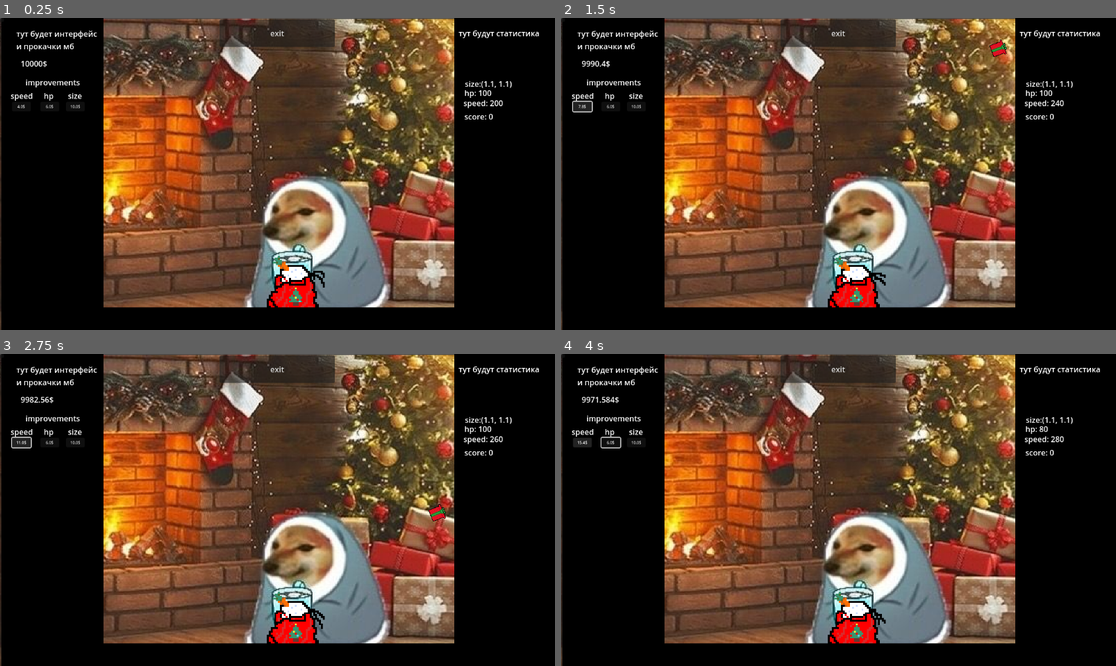
Above: before the commit, frames 1-4 (two rows, left to right).
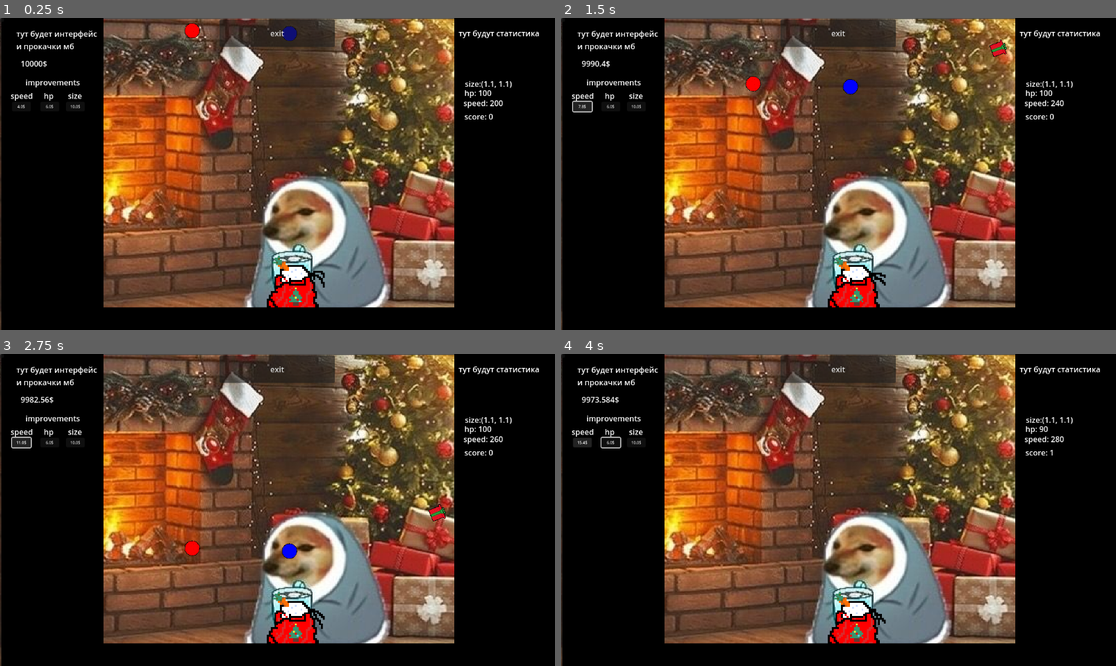
Above: after the commit, the same moments.

Repository: RAnami156/christmas-game-
Game: Godot game, scene res://scene/level.tscn
Same seed, same stepped clock (60 frames per second), same inputs: the game is played once before the commit and once after it. This scene is started directly instead of the project's main scene. The engine's default icon, where the game draws it, is replaced by a stand-in: a white triangle on a blue panel in a dark square.
Inputs:
- Up to frame 1 (0.25 s): no input
- Up to frame 2 (1.5 s): click "4.0$" at 0.5 s; click "5.6$" at 1.25 s
- Up to frame 3 (2.75 s): click "7.8$" at 2 s
- Up to frame 4 (4 s): click "11.0$" at 2.75 s; hold Right (right) from 3.53 s (still down); tap A (A) at 3.6 s; tap D (D) at 3.8 s

The runs differ from the first frame. In frame 1, 0.2% of the frame differs, in the area x 33-54%, y 1-8%; in frame 2, 0.2%; in frame 3, 0.2%, in the area x 33-54%, y 59-66%; in frame 4, less than 0.1%.

Commit message:
feat:  bomb snowball, shield snowball - Added bomb snowball - Added shield snowball(need fix)

Diff:
--- /dev/null
+++ b/scene/bomb_snowball.tscn
@@ -0,0 +1,30 @@
+[gd_scene load_steps=5 format=3 uid="uid://dm2huece5diyp"]
+
+[ext_resource type="Script" uid="uid://cexgxkavw4aie" path="res://script/bomb_snowball.gd" id="1_h75e8"]
+[ext_resource type="Texture2D" uid="uid://xscm4040s0d4" path="res://assets/snowball.png" id="2_gyvnk"]
+
+[sub_resource type="CircleShape2D" id="CircleShape2D_ar8h4"]
+radius = 14.142136
+
+[sub_resource type="CircleShape2D" id="CircleShape2D_h75e8"]
+radius = 17.720045
+
+[node name="bomb_snowball" type="CharacterBody2D"]
+collision_layer = 2
+script = ExtResource("1_h75e8")
+
+[node name="Sprite2D" type="Sprite2D" parent="."]
+modulate = Color(1, 0, 0, 1)
+texture = ExtResource("2_gyvnk")
+
+[node name="CollisionShape2D" type="CollisionShape2D" parent="."]
+shape = SubResource("CircleShape2D_ar8h4")
+
+[node name="Area2D" type="Area2D" parent="."]
+collision_layer = 0
+collision_mask = 5
+
+[node name="CollisionShape2D" type="CollisionShape2D" parent="Area2D"]
+shape = SubResource("CircleShape2D_h75e8")
+
+[connection signal="body_entered" from="Area2D" to="." method="_on_area_2d_body_entered"]
--- a/scene/level.tscn
+++ b/scene/level.tscn
@@ -1,17 +1,23 @@
-[gd_scene load_steps=9 format=3 uid="uid://d3ee0yqlg3jme"]
+[gd_scene load_steps=13 format=3 uid="uid://d3ee0yqlg3jme"]
 
 [ext_resource type="Script" uid="uid://cyvlwhygoftgv" path="res://script/level.gd" id="1_7g0b6"]
 [ext_resource type="PackedScene" uid="uid://bf6ouahb5e8ea" path="res://scene/player.tscn" id="1_s4405"]
 [ext_resource type="Texture2D" uid="uid://stufiml3ni0m" path="res://assets/icon.svg" id="2_36wlx"]
 [ext_resource type="Texture2D" uid="uid://dvwo1x0mvk4t0" path="res://assets/1fb61a8e4f74a56382f9a09ec4233c94.jpg" id="3_dmi07"]
+[ext_resource type="PackedScene" uid="uid://dm2huece5diyp" path="res://scene/bomb_snowball.tscn" id="5_bddx0"]
+[ext_resource type="PackedScene" uid="uid://ckxvm6w8mtwc" path="res://scene/shield_snowball.tscn" id="6_aw33w"]
 [ext_resource type="AudioStream" uid="uid://hu5oqevxy4ep" path="res://wham-last-christmas-single-version.mp3" id="6_bddx0"]
 [ext_resource type="Script" uid="uid://burunhuqqs5yv" path="res://script/mini_shop.gd" id="6_ismto"]
+[ext_resource type="Script" uid="uid://c22plb63dk3qx" path="res://script/area_2d_2.gd" id="8_u2b8d"]
 
 [sub_resource type="RectangleShape2D" id="RectangleShape2D_36wlx"]
 size = Vector2(222, 662)
 
 [sub_resource type="RectangleShape2D" id="RectangleShape2D_dmi07"]
 size = Vector2(1557, 35)
+
+[sub_resource type="RectangleShape2D" id="RectangleShape2D_ismto"]
+size = Vector2(691, 54.75)
 
 [node name="level" type="Node2D"]
 script = ExtResource("1_7g0b6")
@@ -87,6 +93,12 @@
 [node name="test" type="Node2D" parent="."]
 position = Vector2(699, -949)
 
+[node name="bomb_snowball" parent="test" instance=ExtResource("5_bddx0")]
+position = Vector2(-300, 972)
+
+[node name="shield_snowball" parent="test" instance=ExtResource("6_aw33w")]
+position = Vector2(-98, 978)
+
 [node name="mini_shop" type="Node2D" parent="."]
 script = ExtResource("6_ismto")
 
@@ -198,12 +210,20 @@
 text = "dash"
 
 [node name="AudioStreamPlayer2D" type="AudioStreamPlayer2D" parent="."]
-visible = false
 stream = ExtResource("6_bddx0")
 volume_db = -16.005
 pitch_scale = 0.85
 autoplay = true
 
+[node name="Area2D2" type="Area2D" parent="."]
+collision_mask = 2
+script = ExtResource("8_u2b8d")
+
+[node name="take_box" type="CollisionShape2D" parent="Area2D2"]
+position = Vector2(573.5, 366.625)
+shape = SubResource("RectangleShape2D_ismto")
+
 [connection signal="pressed" from="mini_shop/improvements/speed/speed_button" to="mini_shop" method="_on_speed_button_pressed"]
 [connection signal="pressed" from="mini_shop/improvements/hp/hp_button" to="mini_shop" method="_on_hp_button_pressed"]
 [connection signal="pressed" from="mini_shop/improvements/size/size_button" to="mini_shop" method="_on_size_button_pressed"]
+[connection signal="body_entered" from="Area2D2" to="Area2D2" method="_on_body_entered"]
--- a/scene/player.tscn
+++ b/scene/player.tscn
@@ -128,6 +128,87 @@
 
 [sub_resource type="RectangleShape2D" id="RectangleShape2D_s4jxa"]
 size = Vector2(99.09091, 11.5)
+
+[sub_resource type="Animation" id="Animation_oh5ij"]
+length = 0.8
+tracks/0/type = "value"
+tracks/0/imported = false
+tracks/0/enabled = true
+tracks/0/path = NodePath("AnimatedSprite2D:frame")
+tracks/0/interp = 1
+tracks/0/loop_wrap = true
+tracks/0/keys = {
+"times": PackedFloat32Array(0, 0.2, 0.4, 0.6),
+"transitions": PackedFloat32Array(1, 1, 1, 1),
+"update": 1,
+"values": [0, 1, 2, 3]
+}
+tracks/1/type = "value"
+tracks/1/imported = false
+tracks/1/enabled = true
+tracks/1/path = NodePath("AnimatedSprite2D:animation")
+tracks/1/interp = 1
+tracks/1/loop_wrap = true
+tracks/1/keys = {
+"times": PackedFloat32Array(0),
+"transitions": PackedFloat32Array(1),
+"update": 1,
+"values": ["Hit"]
+}
+
+[sub_resource type="Animation" id="Animation_hp4bs"]
+loop_mode = 1
+tracks/0/type = "value"
+tracks/0/imported = false
+tracks/0/enabled = true
+tracks/0/path = NodePath("AnimatedSprite2D:frame")
+tracks/0/interp = 1
+tracks/0/loop_wrap = true
+tracks/0/keys = {
+"times": PackedFloat32Array(0, 0.2, 0.4, 0.6, 0.8),
+"transitions": PackedFloat32Array(1, 1, 1, 1, 1),
+"update": 1,
+"values": [0, 1, 2, 3, 4]
+}
+tracks/1/type = "value"
+tracks/1/imported = false
+tracks/1/enabled = true
+tracks/1/path = NodePath("AnimatedSprite2D:animation")
+tracks/1/interp = 1
+tracks/1/loop_wrap = true
+tracks/1/keys = {
+"times": PackedFloat32Array(0),
+"transitions": PackedFloat32Array(1),
+"update": 1,
+"values": ["Idle"]
+}
+
+[sub_resource type="Animation" id="Animation_g2vtq"]
+loop_mode = 1
+tracks/0/type = "value"
+tracks/0/imported = false
+tracks/0/enabled = true
+tracks/0/path = NodePath("AnimatedSprite2D:frame")
+tracks/0/interp = 1
+tracks/0/loop_wrap = true
+tracks/0/keys = {
+"times": PackedFloat32Array(0, 0.2, 0.4, 0.6, 0.8),
+"transitions": PackedFloat32Array(1, 1, 1, 1, 1),
+"update": 1,
+"values": [0, 1, 2, 3, 4]
+}
+tracks/1/type = "value"
+tracks/1/imported = false
+tracks/1/enabled = true
+tracks/1/path = NodePath("AnimatedSprite2D:animation")
+tracks/1/interp = 1
+tracks/1/loop_wrap = true
+tracks/1/keys = {
+"times": PackedFloat32Array(0),
+"transitions": PackedFloat32Array(1),
+"update": 1,
+"values": ["NY_Idle"]
+}
 
 [sub_resource type="Animation" id="Animation_s4jxa"]
 loop_mode = 2
@@ -156,87 +237,6 @@
 "values": ["NY_collected"]
 }
 
-[sub_resource type="Animation" id="Animation_oh5ij"]
-length = 0.8
-tracks/0/type = "value"
-tracks/0/imported = false
-tracks/0/enabled = true
-tracks/0/path = NodePath("AnimatedSprite2D:frame")
-tracks/0/interp = 1
-tracks/0/loop_wrap = true
-tracks/0/keys = {
-"times": PackedFloat32Array(0, 0.2, 0.4, 0.6),
-"transitions": PackedFloat32Array(1, 1, 1, 1),
-"update": 1,
-"values": [0, 1, 2, 3]
-}
-tracks/1/type = "value"
-tracks/1/imported = false
-tracks/1/enabled = true
-tracks/1/path = NodePath("AnimatedSprite2D:animation")
-tracks/1/interp = 1
-tracks/1/loop_wrap = true
-tracks/1/keys = {
-"times": PackedFloat32Array(0),
-"transitions": PackedFloat32Array(1),
-"update": 1,
-"values": ["Hit"]
-}
-
-[sub_resource type="Animation" id="Animation_hp4bs"]
-loop_mode = 1
-tracks/0/type = "value"
-tracks/0/imported = false
-tracks/0/enabled = true
-tracks/0/path = NodePath("AnimatedSprite2D:frame")
-tracks/0/interp = 1
-tracks/0/loop_wrap = true
-tracks/0/keys = {
-"times": PackedFloat32Array(0, 0.2, 0.4, 0.6, 0.8),
-"transitions": PackedFloat32Array(1, 1, 1, 1, 1),
-"update": 1,
-"values": [0, 1, 2, 3, 4]
-}
-tracks/1/type = "value"
-tracks/1/imported = false
-tracks/1/enabled = true
-tracks/1/path = NodePath("AnimatedSprite2D:animation")
-tracks/1/interp = 1
-tracks/1/loop_wrap = true
-tracks/1/keys = {
-"times": PackedFloat32Array(0),
-"transitions": PackedFloat32Array(1),
-"update": 1,
-"values": ["Idle"]
-}
-
-[sub_resource type="Animation" id="Animation_g2vtq"]
-loop_mode = 1
-tracks/0/type = "value"
-tracks/0/imported = false
-tracks/0/enabled = true
-tracks/0/path = NodePath("AnimatedSprite2D:frame")
-tracks/0/interp = 1
-tracks/0/loop_wrap = true
-tracks/0/keys = {
-"times": PackedFloat32Array(0, 0.2, 0.4, 0.6, 0.8),
-"transitions": PackedFloat32Array(1, 1, 1, 1, 1),
-"update": 1,
-"values": [0, 1, 2, 3, 4]
-}
-tracks/1/type = "value"
-tracks/1/imported = false
-tracks/1/enabled = true
-tracks/1/path = NodePath("AnimatedSprite2D:animation")
-tracks/1/interp = 1
-tracks/1/loop_wrap = true
-tracks/1/keys = {
-"times": PackedFloat32Array(0),
-"transitions": PackedFloat32Array(1),
-"update": 1,
-"values": ["NY_Idle"]
-}
-
 [sub_resource type="AnimationLibrary" id="AnimationLibrary_2fvbb"]
 _data = {
 &"Hit": SubResource("Animation_oh5ij"),
--- /dev/null
+++ b/scene/shield_snowball.tscn
@@ -0,0 +1,28 @@
+[gd_scene load_steps=5 format=3 uid="uid://ckxvm6w8mtwc"]
+
+[ext_resource type="Script" uid="uid://bt20qhnwffjgd" path="res://script/shield_snowball.gd" id="1_i0aj6"]
+[ext_resource type="Texture2D" uid="uid://xscm4040s0d4" path="res://assets/snowball.png" id="2_8c5ca"]
+
+[sub_resource type="CircleShape2D" id="CircleShape2D_hau7u"]
+radius = 14.0
+
+[sub_resource type="CircleShape2D" id="CircleShape2D_amd8r"]
+radius = 17.720045
+
+[node name="shield_snowball" type="CharacterBody2D"]
+collision_layer = 2
+script = ExtResource("1_i0aj6")
+
+[node name="Sprite2D" type="Sprite2D" parent="."]
+modulate = Color(0, 0, 1, 1)
+texture = ExtResource("2_8c5ca")
+
+[node name="CollisionShape2D" type="CollisionShape2D" parent="."]
+shape = SubResource("CircleShape2D_hau7u")
+
+[node name="Area2D" type="Area2D" parent="."]
+collision_layer = 0
+collision_mask = 5
+
+[node name="CollisionShape2D" type="CollisionShape2D" parent="Area2D"]
+shape = SubResource("CircleShape2D_amd8r")
--- a/scene/shop.tscn
+++ b/scene/shop.tscn
@@ -1,6 +1,6 @@
 [gd_scene load_steps=3 format=3 uid="uid://doywygmv4m3qs"]
 
-[ext_resource type="Script" uid="uid://b2lujx4knoao" path="res://scene/shop.gd" id="1_4p3p6"]
+[ext_resource type="Script" uid="uid://b2lujx4knoao" path="res://script/shop.gd" id="1_4p3p6"]
 [ext_resource type="PackedScene" uid="uid://c12s3hqyc1nd3" path="res://scene/interface.tscn" id="1_iuafe"]
 
 [node name="shop" type="Node2D"]
--- a/scene/snowball.tscn
+++ b/scene/snowball.tscn
@@ -4,11 +4,11 @@
 [ext_resource type="Script" uid="uid://cpyborbjsq6p3" path="res://script/snowball.gd" id="1_qc5fd"]
 [ext_resource type="Texture2D" uid="uid://d1iee6ks8geom" path="res://gift.png" id="3_o4n7t"]
 
+[sub_resource type="CircleShape2D" id="CircleShape2D_o4n7t"]
+radius = 14.0
+
 [sub_resource type="CircleShape2D" id="CircleShape2D_qc5fd"]
 radius = 17.720045
-
-[sub_resource type="CircleShape2D" id="CircleShape2D_o4n7t"]
-radius = 14.0
 
 [node name="snowball" type="Node2D"]
 script = ExtResource("1_qc5fd")
@@ -20,6 +20,13 @@
 [node name="Sprite2D" type="Sprite2D" parent="."]
 texture = ExtResource("3_o4n7t")
 
+[node name="StaticBody2D" type="StaticBody2D" parent="."]
+collision_layer = 2
+collision_mask = 0
+
+[node name="CollisionShape2D" type="CollisionShape2D" parent="StaticBody2D"]
+shape = SubResource("CircleShape2D_o4n7t")
+
 [node name="Area2D" type="Area2D" parent="."]
 collision_layer = 0
 collision_mask = 5
@@ -27,11 +34,4 @@
 [node name="CollisionShape2D" type="CollisionShape2D" parent="Area2D"]
 shape = SubResource("CircleShape2D_qc5fd")
 
-[node name="StaticBody2D" type="StaticBody2D" parent="."]
-collision_layer = 2
-collision_mask = 0
-
-[node name="CollisionShape2D" type="CollisionShape2D" parent="StaticBody2D"]
-shape = SubResource("CircleShape2D_o4n7t")
-
 [connection signal="body_entered" from="Area2D" to="." method="_on_area_2d_body_entered"]
--- /dev/null
+++ b/script/area_2d_2.gd
@@ -0,0 +1,8 @@
+extends Area2D
+
+
+
+
+func _on_body_entered(_body: Node2D) -> void:
+	#pass
+	print("sjlkdjal")
--- /dev/null
+++ b/script/bomb_snowball.gd
@@ -0,0 +1,18 @@
+extends CharacterBody2D
+
+#var velocity = Vector2.ZERO
+var rotation_speed = 5
+
+func _ready() -> void:
+	pass
+
+func _process(delta: float) -> void:
+	velocity.y += Global.gravity * delta
+	position += velocity * delta
+	rotation += rotation_speed * delta
+
+
+func _on_area_2d_body_entered(_body: Node2D) -> void:
+	Global.player_health -= 30
+	self.queue_free()
+	pass
--- a/script/global.gd
+++ b/script/global.gd
@@ -9,6 +9,7 @@
 
 #SNOWBALL
 var gravity = 100
+var shield = false
 
 #LEVEL
 var score = 0
--- /dev/null
+++ b/script/shield_snowball.gd
@@ -0,0 +1,20 @@
+extends CharacterBody2D
+
+#var velocity = Vector2.ZERO
+var rotation_speed = 5
+
+func _ready() -> void:
+	pass
+
+func _process(delta: float) -> void:
+	velocity.y += Global.gravity * delta
+	position += velocity * delta
+	rotation += rotation_speed * delta
+
+
+func _on_area_2d_body_entered(_body: Node2D) -> void:
+	Global.player_health -= 20
+	Global.shield = true
+	print(Global.shield)
+	self.queue_free()
+	pass
Not shown, added: script/area_2d_2.gd.uid
Not shown, added: script/bomb_snowball.gd.uid
Not shown, changed: script/description.txt
Not shown, added: script/shield_snowball.gd.uid
Renamed: scene/shop.gd -> script/shop.gd
Renamed: scene/shop.gd.uid -> script/shop.gd.uid
